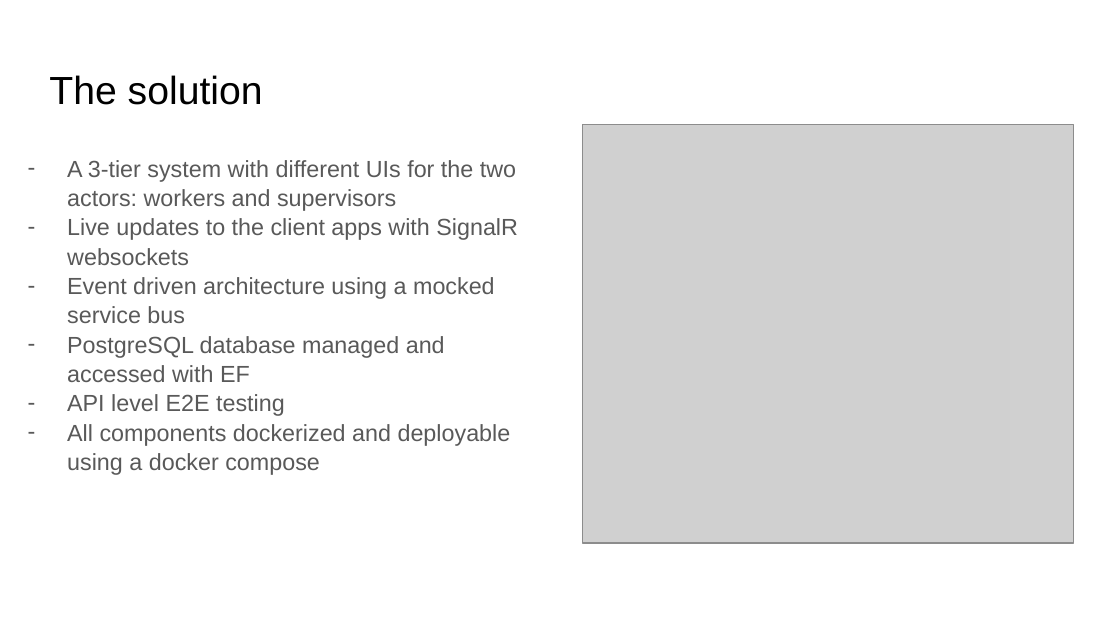
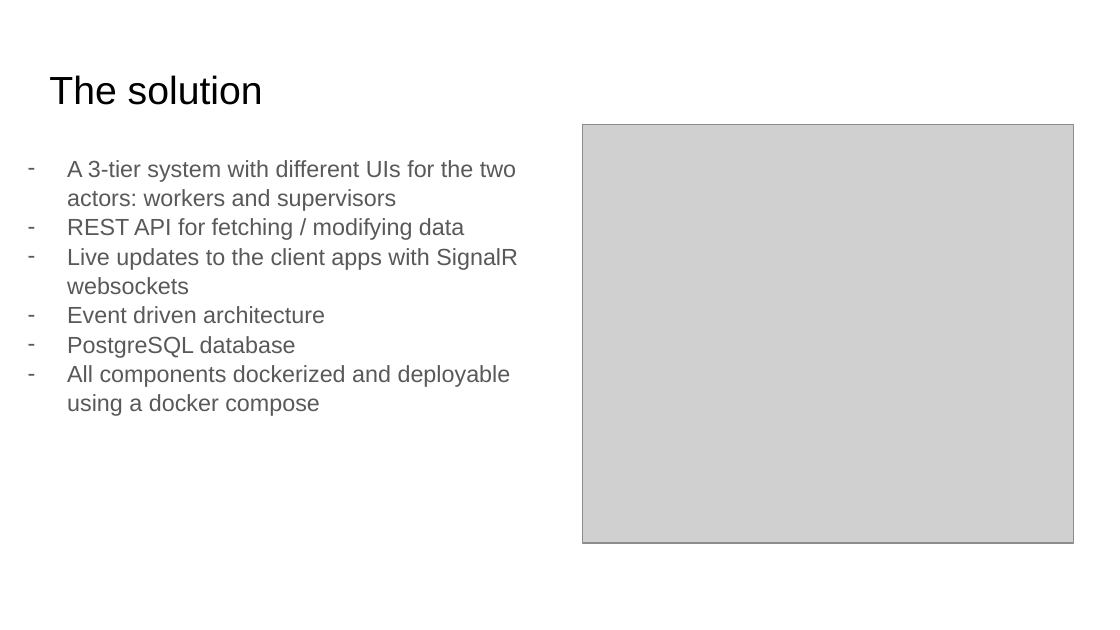
Before and after one commit to lusin-throwaway/RedYellowGreen, a slide deck: slide 4 of slides.pptx (slide 3 before the commit). Drawn at 1120x630 pixels with LibreOffice and Linux fonts; fonts in the diff are those of the drawing; grey boxes stand for pictures. Boxes give left, top, right and bottom in pixels: in the first picture for what was removed or moved away, otherwise in the second. Text is boxed around its words. In the diff, an @@ line names an element or a change of style, - is before the commit and + after.

```diff
--- a/slides.pptx
+++ b/slides.pptx
@@ text at (67, 218, 464, 240): paragraph added @@
+– REST API for fetching / modifying data
@@ text at (67, 306, 325, 358): text changed @@
-– Event driven architecture using a mocked service bus
-– PostgreSQL database managed and accessed with EF
-– API level E2E testing
+– Event driven architecture
+– PostgreSQL database
```
Also in this commit, not shown: 7 other slides changed, 3 slides added.
